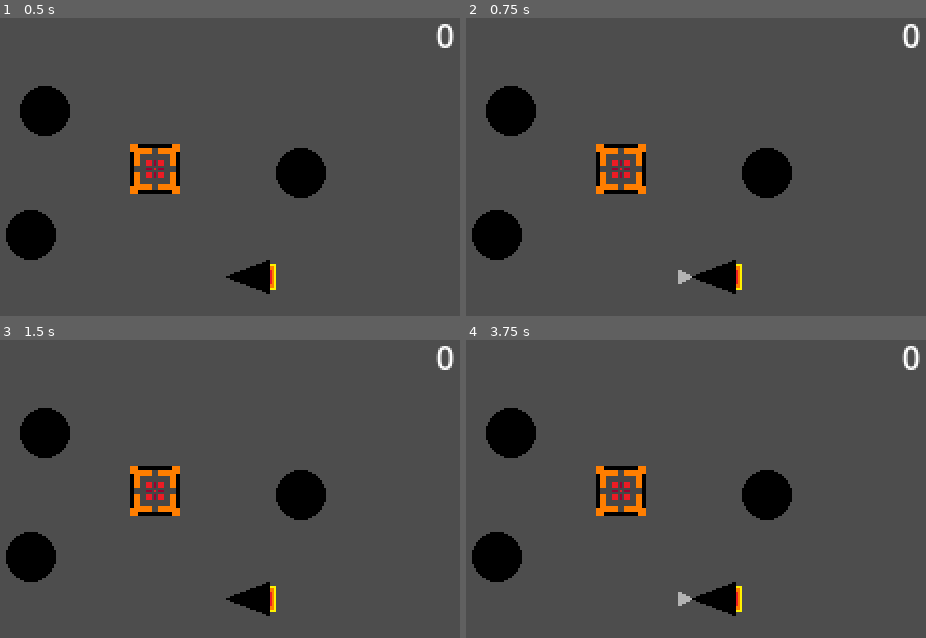
Above: before the commit, frames 1-4 (two rows, left to right).
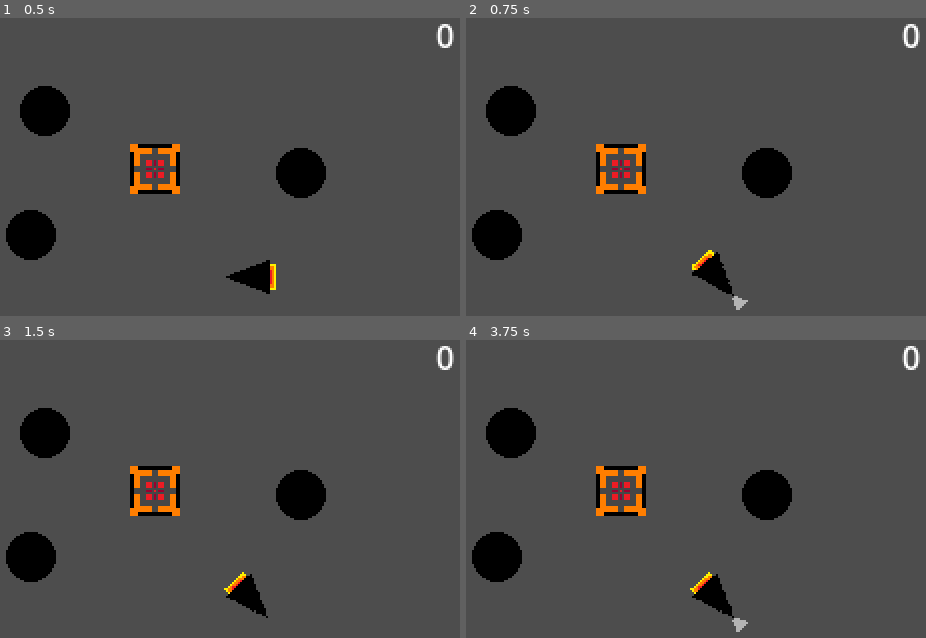
Above: after the commit, the same moments.

Repository: ima-cow/Space-asteroid-miner
Game: Godot game, scene res://scenes/game.tscn
Two runs of this game, one before a commit and one after it. Both use one fixed random seed, a clock stepped at 60 frames per second and the inputs below.
Inputs:
- Up to frame 1 (0.5 s): no input
- Up to frame 2 (0.75 s): tap Enter at 0.5 s; hold Right (Rotation_Right, bound only after the commit) from 0.53 s (still down); hold Space (beam) from 0.53 s (still down)
- Up to frame 3 (1.5 s): release Right (Rotation_Right, bound only after the commit) at 1.28 s; release Space (beam) at 1.28 s; hold Down (Rotation_Down, bound only after the commit) from 1.28 s (still down); tap Space (beam) at 1.35 s
- Up to frame 4 (3.75 s): tap Enter at 2, 3.5 s; release Down (Rotation_Down, bound only after the commit) at 2.03 s; hold Right (Rotation_Right, bound only after the commit) 2.03-2.78 s; hold Space (beam) 2.03-2.78 s; hold Up (Rotation_Up, bound only after the commit) 2.78-3.53 s; tap Space (beam) at 2.85 s; hold Left (Rotation_Left, bound only after the commit) from 3.53 s (still down); hold Space (beam) from 3.53 s (still down)

Frame 1 is identical in both runs. In frame 2, 0.9% of the frame differs, in the area x 46-62%, y 77-98%; in frame 3, 0.7%; in frame 4, 0.8%.

Commit message:
Rotation
Tried to make it so that you use arrow keys to rotate and wasd to move, is kinda working?

Diff:
--- a/project.godot
+++ b/project.godot
@@ -55,6 +55,26 @@
 "events": [Object(InputEventKey,"resource_local_to_scene":false,"resource_name":"","device":-1,"window_id":0,"alt_press …(191 unchanged characters)…
 ]
 }
+Rotation_Left={
+"deadzone": 0.2,
+"events": [Object(InputEventKey,"resource_local_to_scene":false,"resource_name":"","device":0,"window_id":0,"alt_pressed":false,"shift_pressed":false,"ctrl_pressed":false,"meta_pressed":false,"pressed":false,"keycode":0,"physical_keycode":4194319,"key_label":0,"unicode":0,"location":0,"echo":false,"script":null)
+]
+}
+Rotation_Right={
+"deadzone": 0.2,
+"events": [Object(InputEventKey,"resource_local_to_scene":false,"resource_name":"","device":0,"window_id":0,"alt_pressed":false,"shift_pressed":false,"ctrl_pressed":false,"meta_pressed":false,"pressed":false,"keycode":0,"physical_keycode":4194321,"key_label":0,"unicode":0,"location":0,"echo":false,"script":null)
+]
+}
+Rotation_Up={
+"deadzone": 0.2,
+"events": [Object(InputEventKey,"resource_local_to_scene":false,"resource_name":"","device":0,"window_id":0,"alt_pressed":false,"shift_pressed":false,"ctrl_pressed":false,"meta_pressed":false,"pressed":false,"keycode":0,"physical_keycode":4194320,"key_label":0,"unicode":0,"location":0,"echo":false,"script":null)
+]
+}
+Rotation_Down={
+"deadzone": 0.2,
+"events": [Object(InputEventKey,"resource_local_to_scene":false,"resource_name":"","device":0,"window_id":0,"alt_pressed":false,"shift_pressed":false,"ctrl_pressed":false,"meta_pressed":false,"pressed":false,"keycode":0,"physical_keycode":4194322,"key_label":0,"unicode":0,"location":0,"echo":false,"script":null)
+]
+}
 
 [physics]
 
--- a/scripts/ship_movement.gd
+++ b/scripts/ship_movement.gd
@@ -7,9 +7,14 @@
 func _physics_process(_delta: float) -> void:
 	var horizontal_direction := Input.get_axis("left", "right")
 	var vertical_direction := Input.get_axis("up", "down")
+	var horizontal_rotation := Input.get_axis("Rotation_Left", "Rotation_Right")
+	var vertical_rotation := Input.get_axis("Rotation_Up", "Rotation_Down")
 
 	if horizontal_direction or vertical_direction:
 		apply_central_force(Vector2(horizontal_direction*SPEED, vertical_direction*SPEED))
+
+	if horizontal_rotation or vertical_rotation:
+		look_at(Vector2(horizontal_rotation, vertical_rotation))
 
 	if Input.is_action_just_pressed("beam"):
 		$Beam.visible = true
